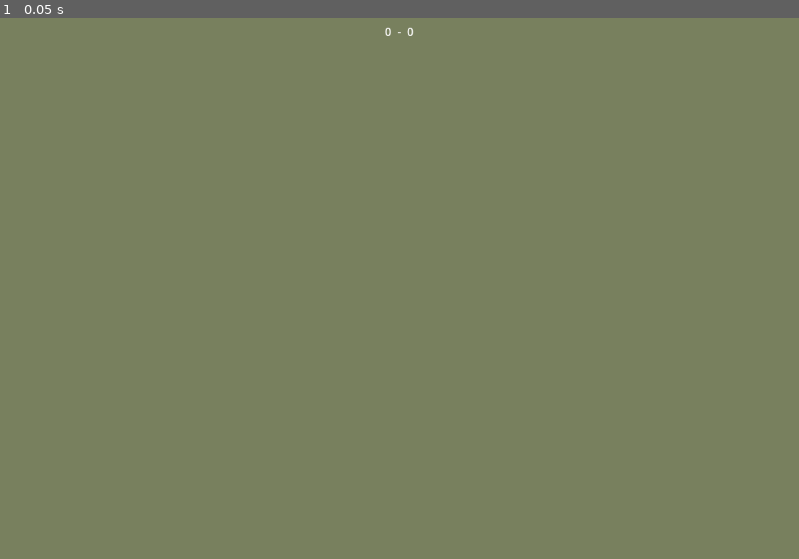
Above: before the commit, frame 1.
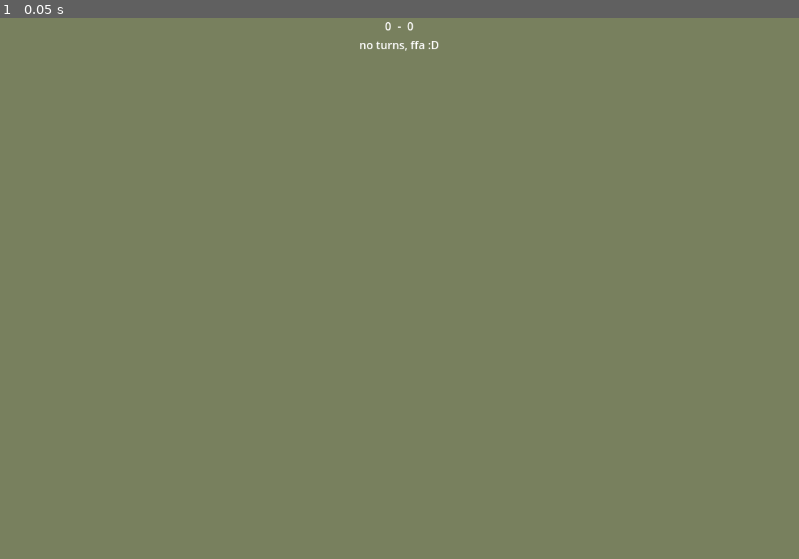
Above: after the commit, the same moment.

Repository: BogDaine/tanked
Game: Godot game, scene res://team_score_ui.tscn
Same seed, same stepped clock (60 frames per second), same inputs: the game is played once before the commit and once after it. This scene is started directly instead of the project's main scene.
Inputs:
- Up to frame 1 (0.05 s): no input

The runs differ from the first frame. In frame 1, 0.1% of the frame differs, in the area x 45-55%, y 0-7%.

Commit message:
turn counter and game end

Diff:
--- a/game.gd
+++ b/game.gd
@@ -7,13 +7,18 @@
 
 
 var take_turns:bool = true
+var start_turn: int = 0
 var infinite_weapons:bool = false
 var infinite_fuel:bool = false
 var max_fuel = 200
-var turn_limit = 10
-
-var turn = -1
-var turn_count = 0
+var turn_limit = 2
+
+var turn:int = -1
+var turn_count:int = 0
+var all_teams_turns:int = 0
+var team_count = 2
+
+var game_active:bool = false
 
 var _map:Map
 
@@ -50,14 +55,34 @@
 	_team_scores[0] = 0
 	_team_scores[1] = 0
 
-	_on_host_game_started.rpc()
+
 	_score_ui = score_ui_scn.instantiate()
 	%MpUI.add_child(_score_ui, true)
 
+	turn_count = 0
+	turn = start_turn
+
+	if(take_turns):
+		_score_ui.set_turn_limit.rpc(turn_limit)
+		if turn == 1:
+			set_team_players_disabled(true, 0)
+			set_team_playermarkers_visible(false, 0)
+			set_team_players_disabled(false, 1)
+			set_team_playermarkers_visible(true, 1)
+		else:
+			set_team_players_disabled(true, 1)
+			set_team_playermarkers_visible(false, 1)
+			set_team_players_disabled(false, 0)
+			set_team_playermarkers_visible(true, 0)
+	refuel_team(turn)
+
 	update_player_settings()
-
-	if take_turns:
-		next_turn()
+	game_active = true
+
+	_on_host_game_started.rpc()
+
+func init_random_inventory():
+	pass
 
 @rpc("authority", "call_local", "reliable")
 func _on_host_game_started():
@@ -72,7 +97,8 @@
 
 	%PlayerUI.infinite_weapons = infinite_weapons
 	%PlayerUI.init()
-	set_only_playermarker_visible(id)
+
+	#set_only_playermarker_visible(id)
 
 func update_player_settings():
 	for key in _player_dict:
@@ -151,7 +177,6 @@
 	w.init(shoot_dir.normalized() * shoot_strength, pos, GameGlobalsAutoload._map._collision, player)
 	add_child(w)
 
-
 func _on_weapon_explode(x:float, y:float, radius:float, destroy:bool):
 	if destroy:
 		GameGlobalsAutoload._map.explode(x, y, radius)
@@ -165,6 +190,7 @@
 		actual_pts *= -1
 	#print(player1, " hit ", player2, " for ", actual_pts, " points!")
 	_score_ui.add_points.rpc(actual_pts, player1.team)
+	_team_scores[player1.team] += actual_pts
 	show_floating_message.rpc(str(actual_pts), player2.position + Vector2.UP * 16)
 
 func _on_weapon_done(w:Weapon):
@@ -214,13 +240,58 @@
 		set_team_playermarkers_visible(false, 1)
 		set_team_players_disabled(false, 0)
 		set_team_playermarkers_visible(true, 0)
+
+	refuel_team(turn)
+
 	turn_count +=1
 
-	refuel_team(turn)
-
-func _process(delta: float) -> void:
-	var camera:Camera2D = GameGlobalsAutoload.camera;
+	#print("turn count: " + str(turn_count))
+
+	all_teams_turns = turn_count/team_count
+	_score_ui.set_turn.rpc(all_teams_turns)
+
+func check_game_end() -> bool:
+	if take_turns && turn_count/team_count >= turn_limit:
+		return true
+
+	return false
+
+func host_game_end():
+	game_active = false
+
+	_score_ui.queue_free()
+	on_game_terminated.rpc()
+
+
+@rpc("authority", "call_local", "reliable")
+func on_game_terminated():
+	_map.queue_free()
+
+	for k in _player_dict:
+		_player_dict[k].queue_free()
+
+	_player_dict.clear()
+	%mp_tests.show()
+	%PlayerUI.hide()
+	%PlayerUI.reset()
+
+var frames:int = 0
+func _process(_delta: float) -> void:
+	#var camera:Camera2D = GameGlobalsAutoload.camera;
 	#camera.position.x += 1 * delta
+
+	if !game_active: return
+	frames += 1
+	if frames == 10:
+		frames = 0
+		var peer = multiplayer.multiplayer_peer
+		if peer == null:
+			return
+		if !multiplayer.is_server():
+			return
+		if check_game_end():
+			print("Game over! Scores: " + str(_team_scores))
+			host_game_end()
 
 @rpc("authority", "reliable", "call_local")
 func gen_map(seed:int = 0):
--- a/player_ui.gd
+++ b/player_ui.gd
@@ -28,6 +28,9 @@
 
 var old_strength = -1
 var old_fuel = -1
+
+func reset():
+	%WeaponList.clear()
 
 func _process(delta: float) -> void:
 	if _player == null: return
--- a/team_score_ui.gd
+++ b/team_score_ui.gd
@@ -4,11 +4,27 @@
 
 @export var score0 = 0
 @export var score1 = 0
+@export var turn = 0
+@export var turn_limit = 10
 @export var scores_changed:bool = false
 
 #TODO:
 #maybe only share scores, not labels too idk
 #make this more elegant ig
+
+@rpc("authority", "call_local", "reliable")
+func update_turn_label():
+	%TurnLabel.text = "turn " + str(turn) + "/" + str(turn_limit)
+
+@rpc("authority", "call_local", "reliable")
+func set_turn(t:int):
+	turn = t
+	update_turn_label()
+
+@rpc("authority", "call_local", "reliable")
+func set_turn_limit(t:int):
+	turn_limit = t
+	update_turn_label()
 
 @rpc("authority", "call_local", "reliable")
 func add_points(pts:int, team:int):
--- a/team_score_ui.tscn
+++ b/team_score_ui.tscn
@@ -25,26 +25,35 @@
 [node name="MultiplayerSynchronizer" type="MultiplayerSynchronizer" parent="."]
 replication_config = SubResource("SceneReplicationConfig_eop8l")
 
-[node name="HBoxContainer" type="HBoxContainer" parent="."]
+[node name="VBoxContainer" type="VBoxContainer" parent="."]
 layout_mode = 1
-anchors_preset = 5
-anchor_left = 0.5
-anchor_right = 0.5
-offset_left = -20.0
-offset_right = 20.0
-offset_bottom = 40.0
+anchors_preset = 15
+anchor_right = 1.0
+anchor_bottom = 1.0
 grow_horizontal = 2
+grow_vertical = 2
 
-[node name="ScoreLabel1" type="Label" parent="HBoxContainer"]
+[node name="HBoxContainer" type="HBoxContainer" parent="VBoxContainer"]
+layout_mode = 2
+size_flags_vertical = 4
+alignment = 1
+
+[node name="ScoreLabel1" type="Label" parent="VBoxContainer/HBoxContainer"]
 unique_name_in_owner = true
 layout_mode = 2
 text = "0"
 
-[node name="Label3" type="Label" parent="HBoxContainer"]
+[node name="Label3" type="Label" parent="VBoxContainer/HBoxContainer"]
 layout_mode = 2
 text = " - "
 
-[node name="ScoreLabel2" type="Label" parent="HBoxContainer"]
+[node name="ScoreLabel2" type="Label" parent="VBoxContainer/HBoxContainer"]
 unique_name_in_owner = true
 layout_mode = 2
 text = "0"
+
+[node name="TurnLabel" type="Label" parent="VBoxContainer"]
+unique_name_in_owner = true
+layout_mode = 2
+text = "no turns, ffa :D"
+horizontal_alignment = 1
